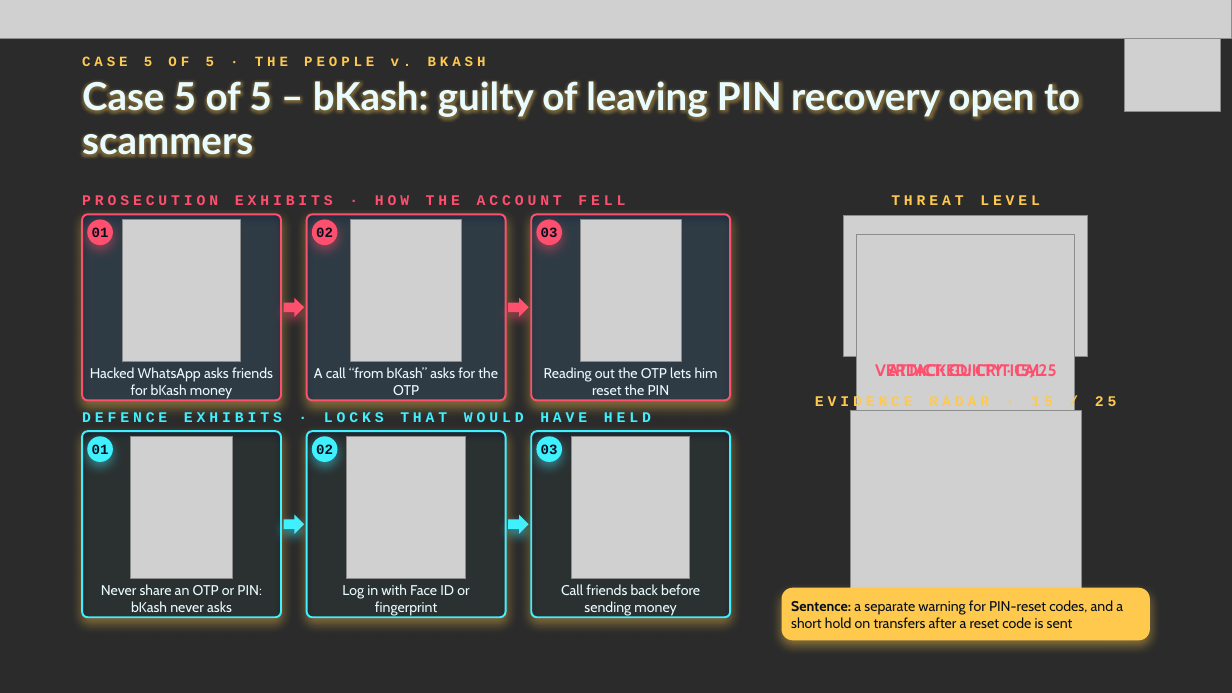
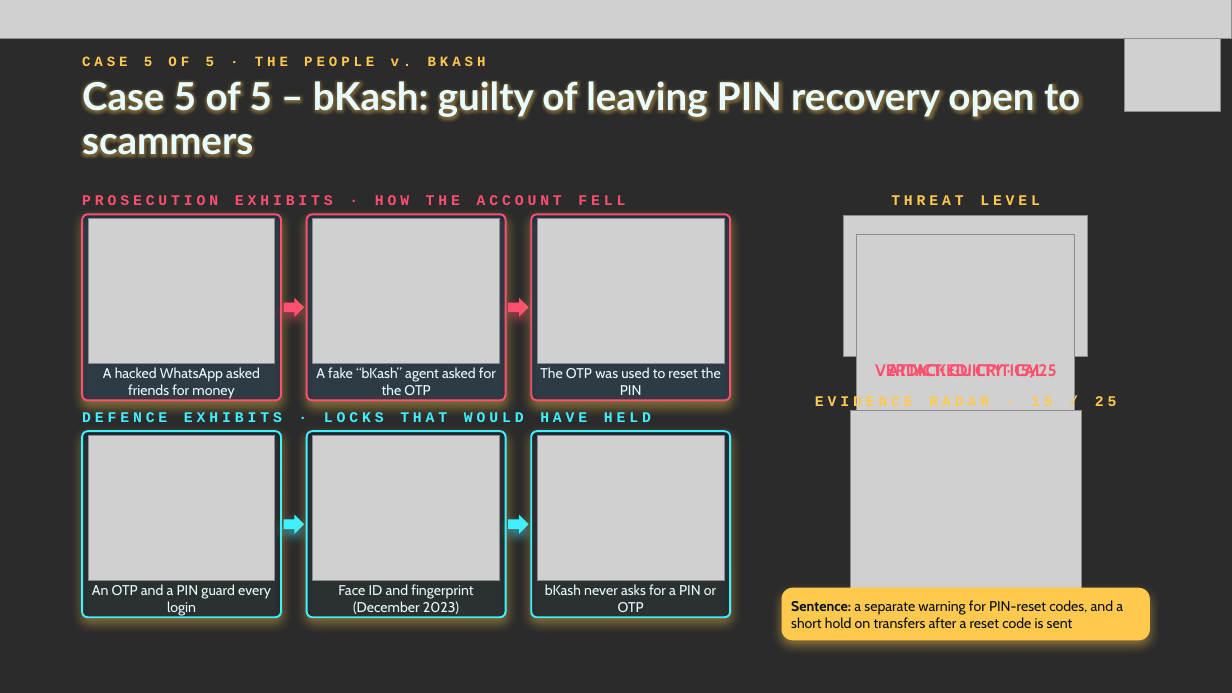
Before and after one commit to jeet42-byte/bangladesh-crime-monitor, a slide deck: slide 8 of cybercrime-assignment/The_People_v_Your_Apps_Holo.pptx. Drawn at 1232x693 pixels with LibreOffice and Linux fonts; fonts in the diff are those of the drawing; grey boxes stand for pictures; background and template pictures are left out; a plain dark background stands for a picture behind light text. Boxes give left, top, right and bottom in pixels: in the first picture for what was removed or moved away, otherwise in the second. Text is boxed around its words. In the diff, an @@ line names an element or a change of style, - is before the commit and + after.

```diff
--- a/cybercrime-assignment/The_People_v_Your_Apps_Holo.pptx
+++ b/cybercrime-assignment/The_People_v_Your_Apps_Holo.pptx
@@ rounded rectangle removed at (87, 220, 113, 246) @@
-01
@@ picture: place and size @@
-picture at (123, 220, 240, 362)
+picture at (88, 218, 274, 363)
@@ picture: place and size @@
-picture at (351, 220, 461, 362)
+picture at (312, 218, 499, 363)
@@ rounded rectangle removed at (312, 220, 338, 246) @@
-02
@@ rounded rectangle removed at (537, 220, 563, 246) @@
-03
@@ picture: place and size @@
-picture at (580, 220, 681, 362)
+picture at (538, 218, 725, 363)
@@ text at (103, 367, 260, 399): text changed @@
-Hacked WhatsApp asks friends for bKash money
+A hacked WhatsApp asked friends for money
@@ text at (316, 367, 496, 395): text changed @@
-A call “from bKash” asks for the OTP
+A fake “bKash” agent asked for the OTP
@@ text at (540, 367, 721, 395): text changed @@
-Reading out the OTP lets him reset the PIN
+The OTP was used to reset the PIN
@@ rounded rectangle removed at (87, 436, 113, 462) @@
-01
@@ picture: place and size @@
-picture at (130, 436, 232, 579)
+picture at (88, 435, 274, 580)
@@ picture: place and size @@
-picture at (347, 436, 466, 579)
+picture at (312, 435, 499, 580)
@@ rounded rectangle removed at (312, 436, 338, 462) @@
-02
@@ rounded rectangle removed at (537, 436, 563, 462) @@
-03
@@ picture: place and size @@
-picture at (572, 436, 690, 579)
+picture at (538, 435, 725, 580)
@@ text at (92, 584, 271, 616): text changed @@
-Never share an OTP or PIN: bKash never asks
+An OTP and a PIN guard every login
@@ text at (338, 584, 473, 614): text changed @@
-Log in with Face ID or fingerprint
+Face ID and fingerprint (December 2023)
@@ text at (545, 584, 716, 612): text changed @@
-Call friends back before sending money
+bKash never asks for a PIN or OTP
```
Also in this commit, not shown: 4 other slides changed, 3 other files.
